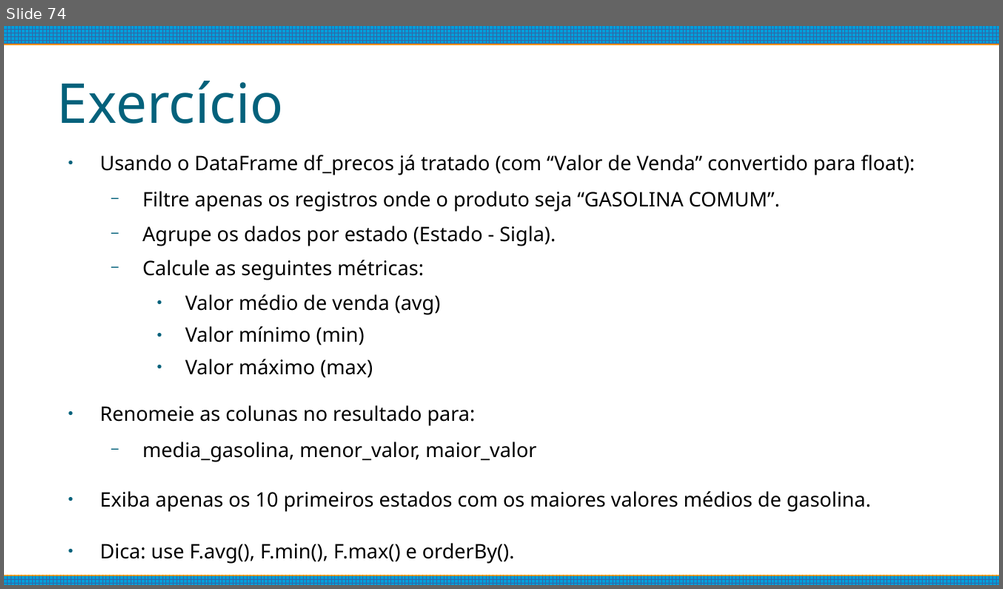
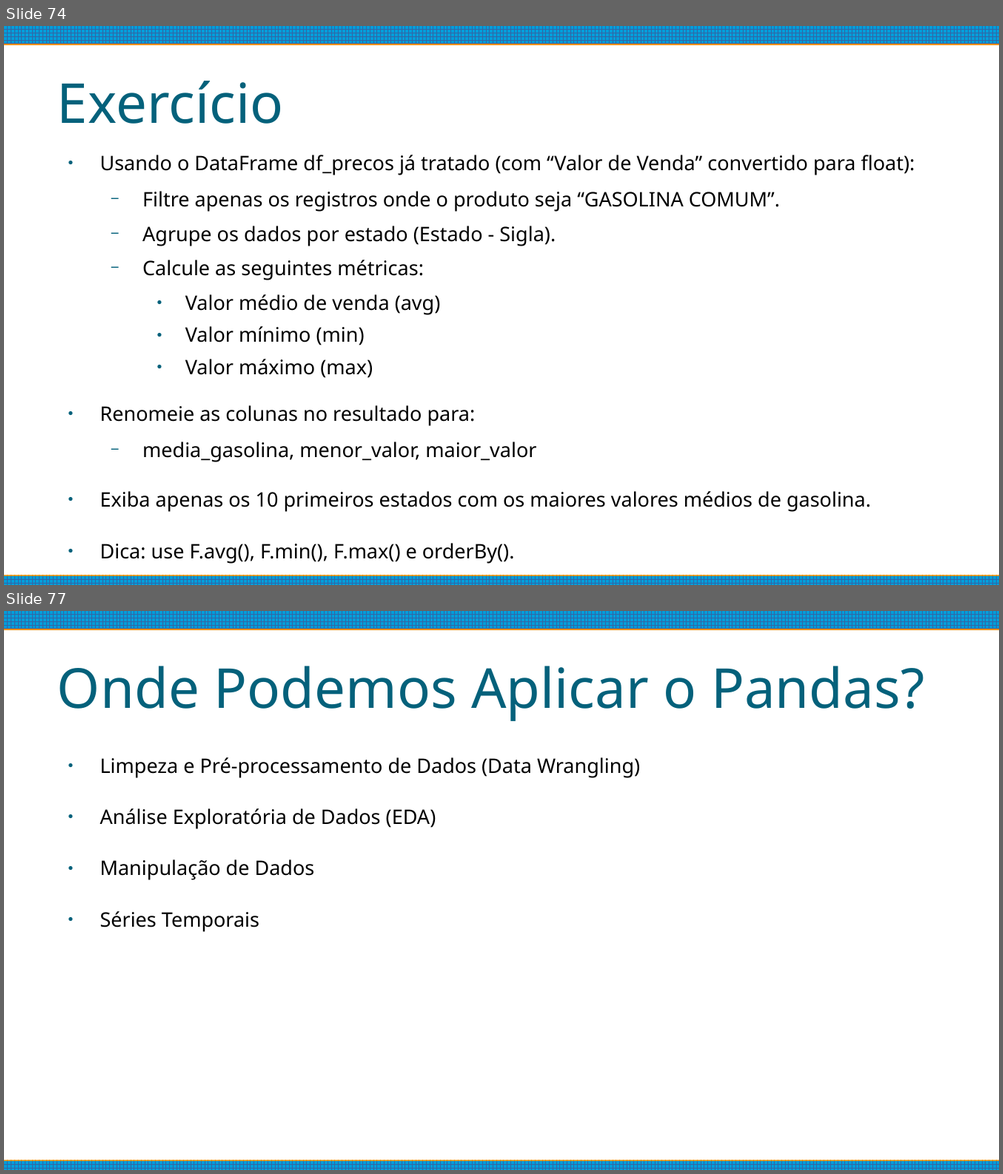
Before and after one commit to matheushpalves/estacioBigData, a slide deck: Introdução.odp. Shown one above the other, each under a label of ours: slide 74 before the commit, slides 74 and 77 after it; the slides between them are not shown. The pictures are 1003x589 and 1003x1174 pixels, drawn with LibreOffice and Linux fonts; fonts in the diff are those of the drawing. Boxes give left, top, right and bottom in pixels: in the first picture for what was removed or moved away, otherwise in the second. Text is boxed around its words. In the diff, an @@ line names an element or a change of style, - is before the commit and + after.

```diff
--- a/Introdução.odp
+++ b/Introdução.odp
@@ slide 77 added at (4, 611, 999, 1170), background #FFFFFF; not listed: 2 template elements that a slide beside it also shows @@
@@ title added at (57, 666, 925, 721), 44 pt, text #04617B @@
+Onde Podemos Aplicar o Pandas?
@@ text added at (100, 758, 640, 932), 16 pt, text #000000 @@
+● Limpeza e Pré-processamento de Dados (Data Wrangling)
+● Análise Exploratória de Dados (EDA)
+● Manipulação de Dados
+● Séries Temporais
```
Also in this commit, not shown: 3 other slides added.
